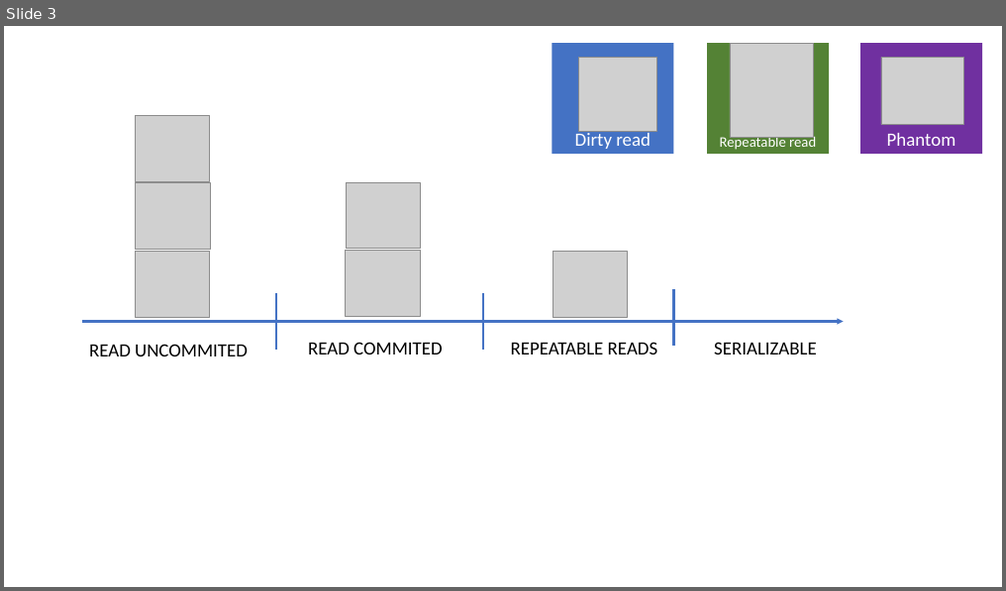
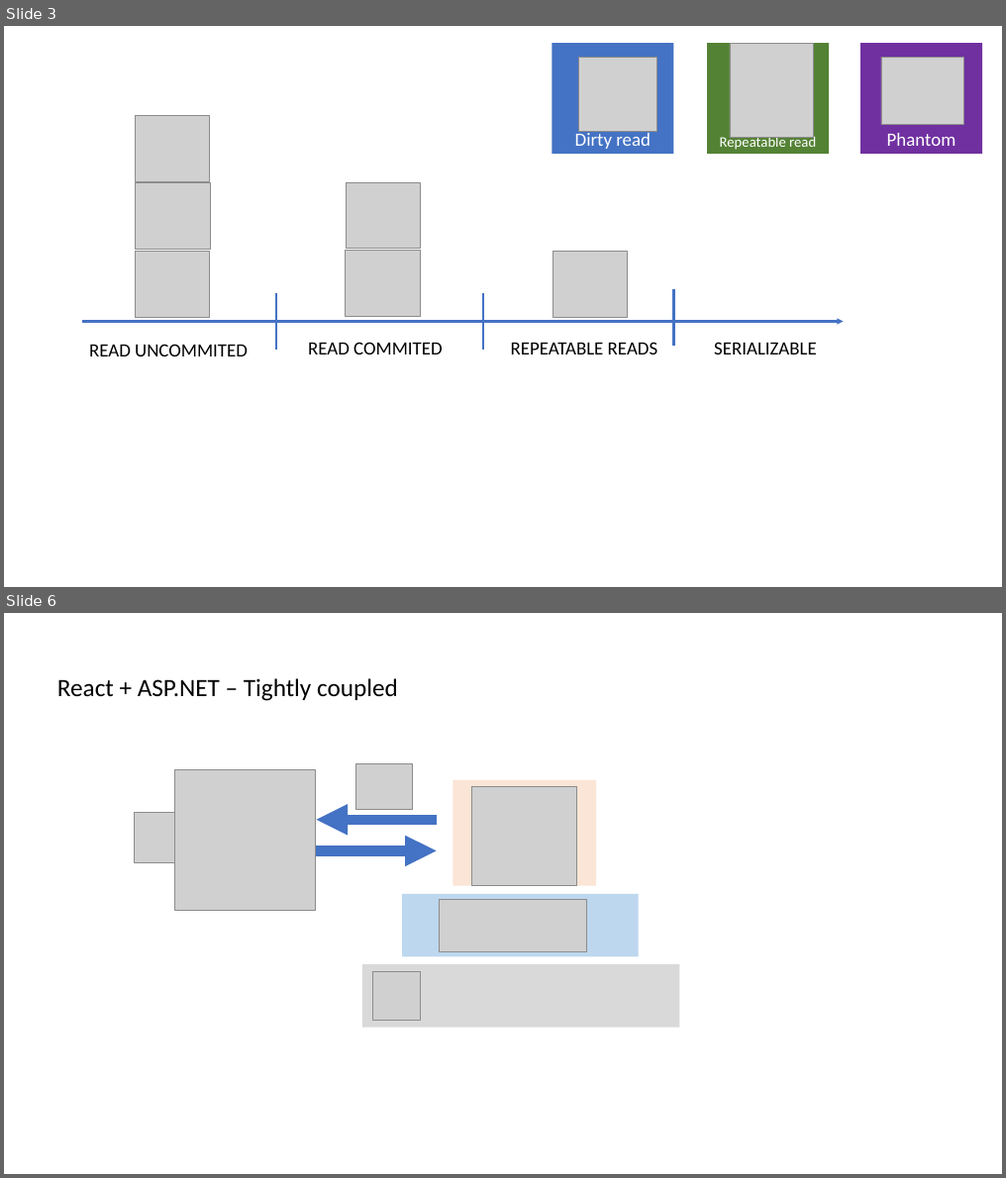
Before and after one commit to funkycodeblog/blogengine, a slide deck: _devops/Presentations/FunkyCode Articles.pptx. Shown one above the other, each under a label of ours: slide 3 before the commit, slides 3 and 6 after it; the slides between them are not shown. The pictures are 1006x591 and 1006x1178 pixels, drawn with LibreOffice and Linux fonts; fonts in the diff are those of the drawing; grey boxes stand for pictures. Boxes give left, top, right and bottom in pixels: in the first picture for what was removed or moved away, otherwise in the second. Text is boxed around its words. In the diff, an @@ line names an element or a change of style, - is before the commit and + after.

```diff
--- a/_devops/Presentations/FunkyCode Articles.pptx
+++ b/_devops/Presentations/FunkyCode Articles.pptx
@@ slide 6 added at box(4, 613, 1002, 1174), background #FFFFFF @@
@@ text added at box(57, 678, 398, 701), 24 pt, text #000000 @@
+React + ASP.NET – Tightly coupled
@@ picture added at box(174, 770, 316, 911) @@
@@ picture added at box(356, 764, 413, 810) @@
@@ rectangle added at box(453, 780, 596, 885), fill #FBE5D6 @@
@@ picture added at box(472, 786, 576, 885) @@
@@ picture added at box(135, 812, 185, 863) @@
@@ arrow added from (436, 820) to (316, 820), #4472C4 10 pt @@
@@ arrow added from (316, 851) to (436, 851), #4472C4 10 pt @@
@@ rectangle added at box(402, 894, 638, 958), fill #BDD7EE @@
@@ picture added at box(440, 900, 587, 953) @@
@@ rectangle added at box(362, 964, 680, 1028), fill #D9D9D9 @@
@@ picture added at box(372, 972, 420, 1020) @@
```
Also in this commit, not shown: 1 slide changed, 4 other slides added, 9 other files.
